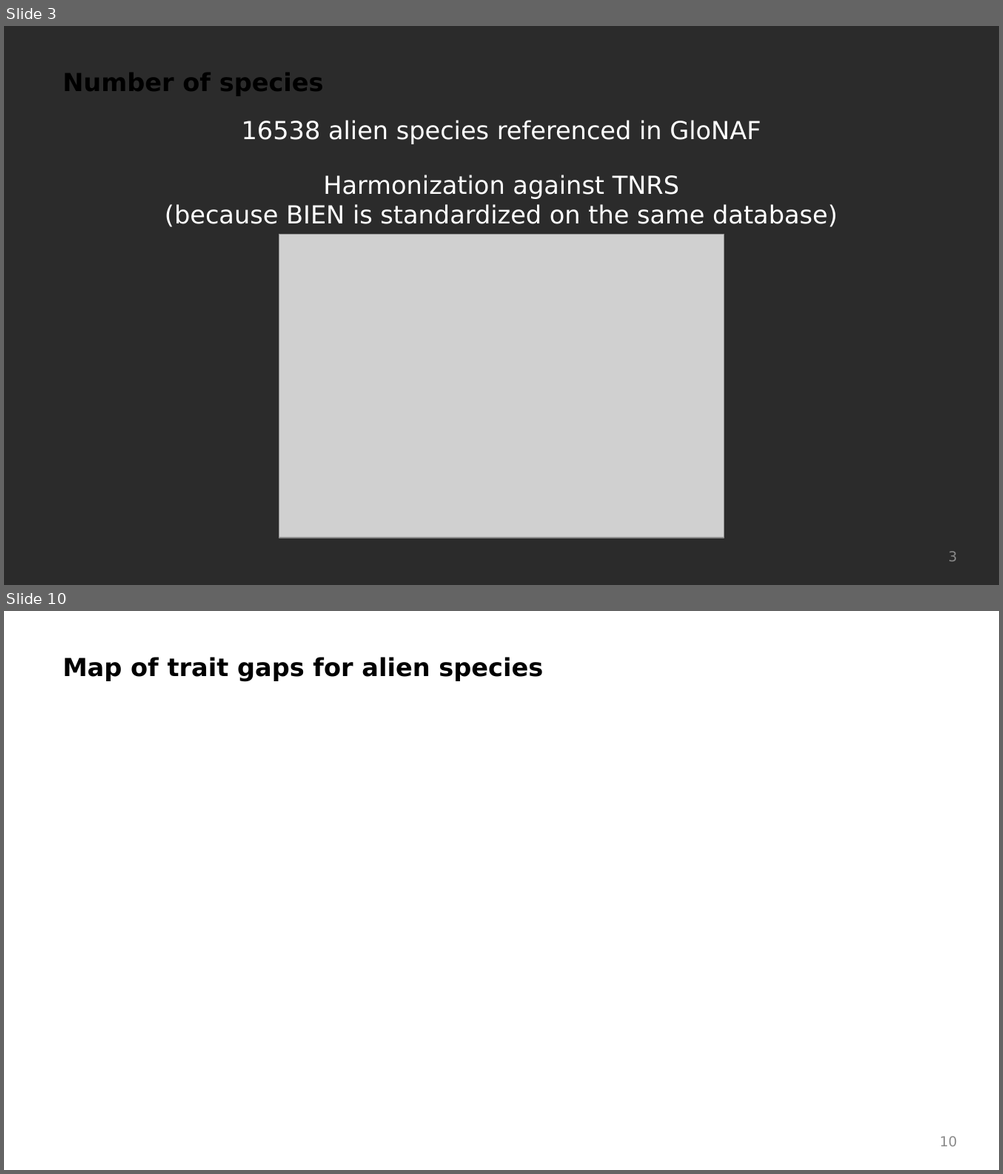
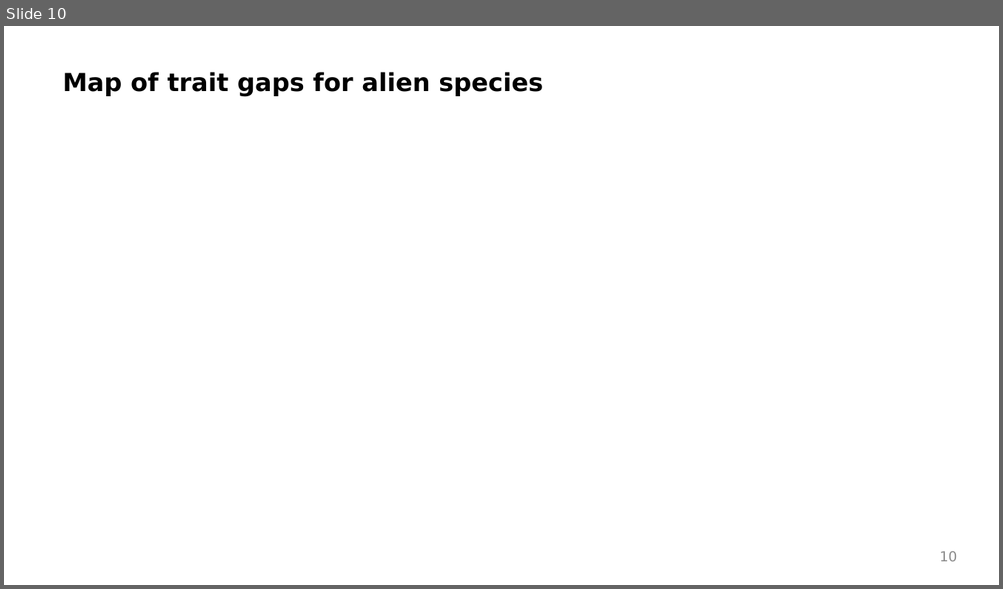
Before and after one commit to Rekyt/alientraitgaps, a slide deck: inst/presentations/202201_aliens_results_summary.odp. Shown one above the other, each under a label of ours: slides 3 and 10 before the commit, slide 10 after it; the slides between them are not shown. The pictures are 1003x1174 and 1003x589 pixels, drawn with LibreOffice and Linux fonts; fonts in the diff are those of the drawing; grey boxes stand for pictures; background and template pictures are left out; a plain dark background stands for a picture behind light text. Boxes give left, top, right and bottom in pixels: in the first picture for what was removed or moved away, otherwise in the second. Text is boxed around its words. In the diff, an @@ line names an element or a change of style, - is before the commit and + after.

Commit message:
Better figures and visualization more complete slides

```diff
--- a/inst/presentations/202201_aliens_results_summary.odp
+++ b/inst/presentations/202201_aliens_results_summary.odp
@@ slide 3 removed at <box>4,26,999,585</box>, background picture (left out) @@
@@ text removed at <box>62,73,324,96</box> @@
-Number of species
@@ text removed at <box>242,120,760,144</box> @@
-16538 alien species referenced in GloNAF
@@ text removed at <box>165,175,837,227</box> @@
-Harmonization against TNRS
-(because BIEN is standardized on the same database)
@@ picture removed at <box>279,235,724,538</box> @@
@@ page number removed at <box>948,551,957,562</box> @@
-3
```
Also in this commit, not shown: 2 slides changed, 8 slides added, 6 other slides removed, 2 other files.
